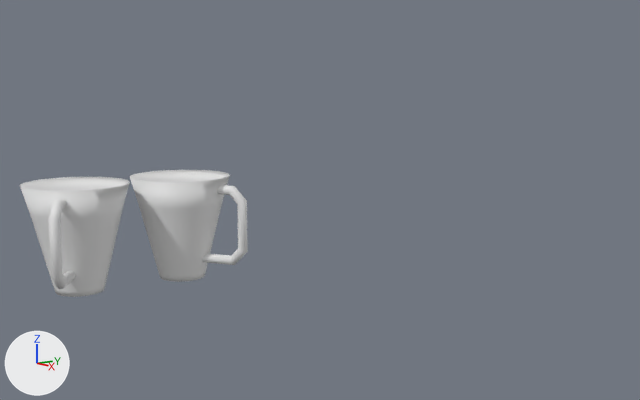
Renders of the Blender file Blender file/Madison/Fixed blender file.blend from each side of a commit.
The view is the same before and after, from a 50 mm lens placed at (2.084, 0.16, 0.325), pointed at (1.083, 0.886, 0.134). The lights are fixed; the arrows at lower left show +X, +Y and +Z. The same objects are shown in both versions, whatever each file hides.

In view in the first picture: 'Cup', 'Cup.001'.
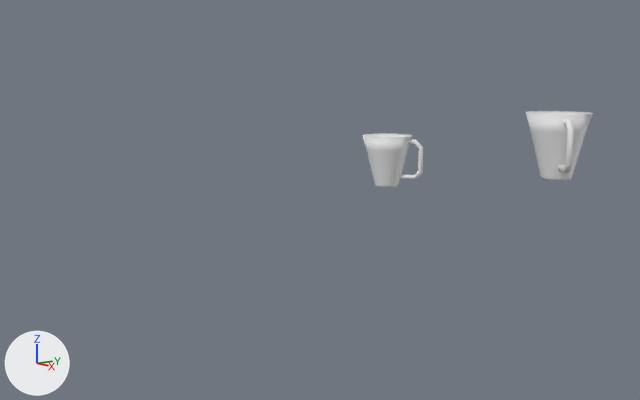
Boxes [x1, y1, x2, y2] around the edits, measured in the pictures (640 x 400 px):
'Cup.001', moved
    before: [20, 177, 130, 297]
    after: [526, 111, 592, 181]
'Cup', moved
    before: [130, 170, 248, 282]
    after: [362, 133, 423, 188]

The edits, one by one:
me_vert_009 has 288 vertices, 242 faces and spans x 1.596..1.795, y 0.152..0.401, z -0.044..0.164.
me_vert_009 is used by ob_cup; location (0.787, 1.183, 0.138); rotation (0.0, 0.0, -1.023), in degrees (0, 0, -59); scale (0.481, 0.481, 0.481).
me_vert_009 part 1: the whole mesh is moved by (-1.696, -0.271, -0.063).
me_vert_010 has 288 vertices, 242 faces and spans x 1.596..1.795, y 0.152..0.401, z -0.044..0.164.
me_vert_010 is used by ob_cup_001; location (1.686, 1.182, 0.138); rotation (0.0, 0.0, -2.191), in degrees (0, 0, -126); scale (0.481, 0.481, 0.481).
me_vert_010 part 2: the whole mesh is moved by (-1.696, -0.271, -0.063).
Object 'Cup' (ob_cup) moves from (0.787, 1.183, 0.138) to (0.787, 1.27, 0.138).
Object 'Cup.001' (ob_cup_001) moves from (1.686, 1.182, 0.138) to (1.232, 1.214, 0.203).
